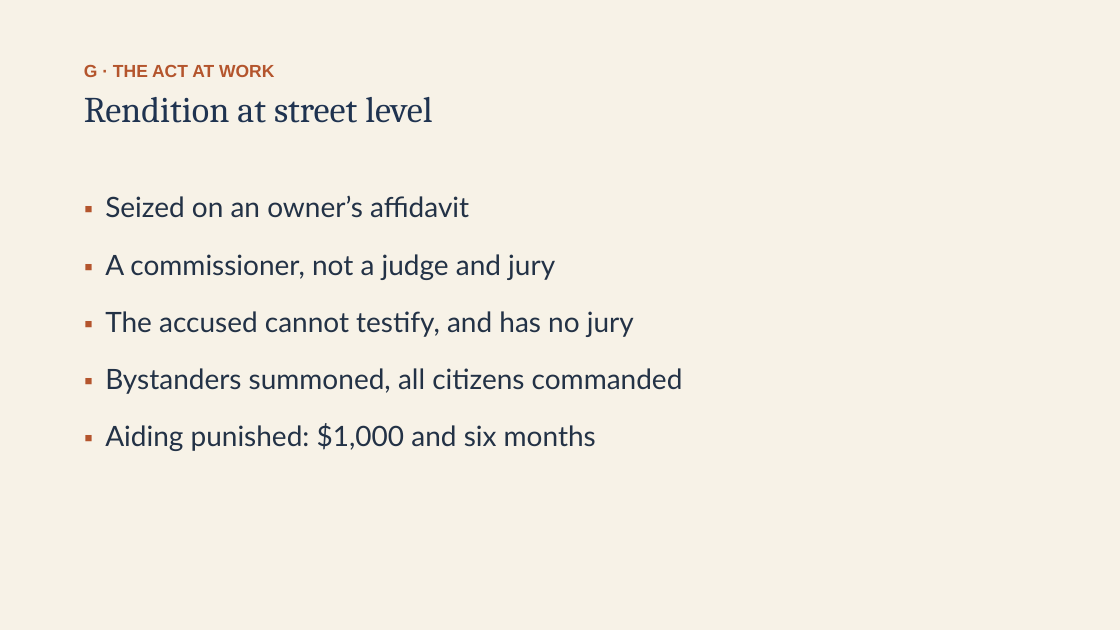
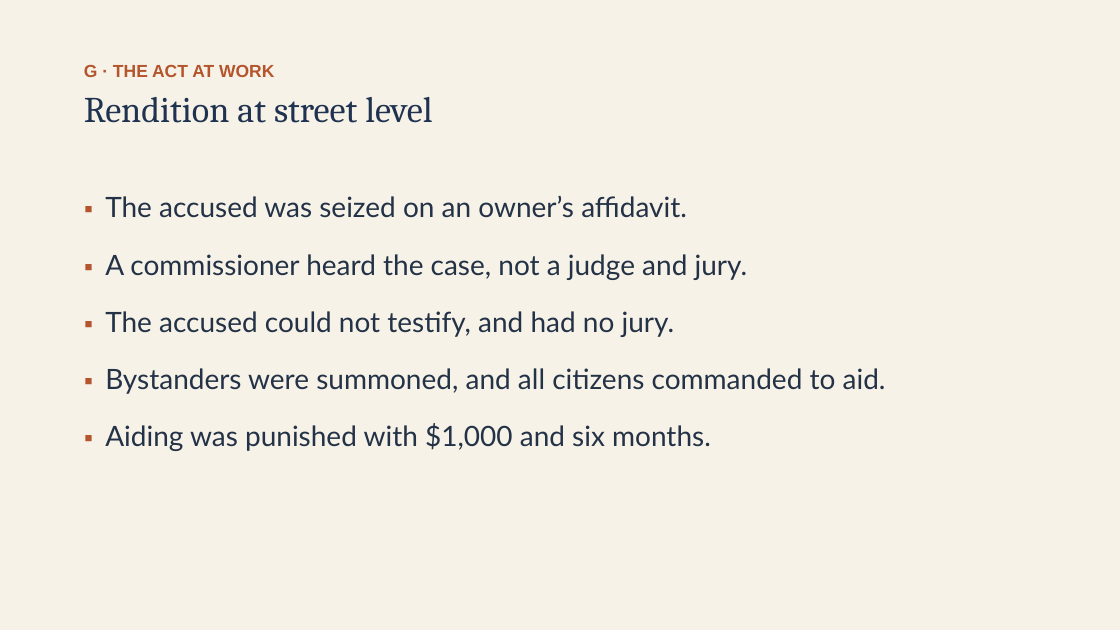
Before and after one commit to ab17gthb/humanities-curriculum-group, a slide deck: slide 18 of sectional-crisis/lesson-01/lesson-01-slides.pptx. Drawn at 1120x630 pixels with LibreOffice and Linux fonts; fonts in the diff are those of the drawing. Boxes give left, top, right and bottom in pixels: in the first picture for what was removed or moved away, otherwise in the second. Text is boxed around its words. In the diff, an @@ line names an element or a change of style, - is before the commit and + after.

```diff
--- a/sectional-crisis/lesson-01/lesson-01-slides.pptx
+++ b/sectional-crisis/lesson-01/lesson-01-slides.pptx
@@ text at [105, 196, 886, 451]: text changed @@
-▪ Seized on an owner’s affidavit
-▪ A commissioner, not a judge and jury
-▪ The accused cannot testify, and has no jury
-▪ Bystanders summoned, all citizens commanded
-▪ Aiding punished: $1,000 and six months
+▪ The accused was seized on an owner’s affidavit.
+▪ A commissioner heard the case, not a judge and jury.
+▪ The accused could not testify, and had no jury.
+▪ Bystanders were summoned, and all citizens commanded to aid.
+▪ Aiding was punished with $1,000 and six months.
```
Also in this commit, not shown: 8 other slides changed, 6 other files.
